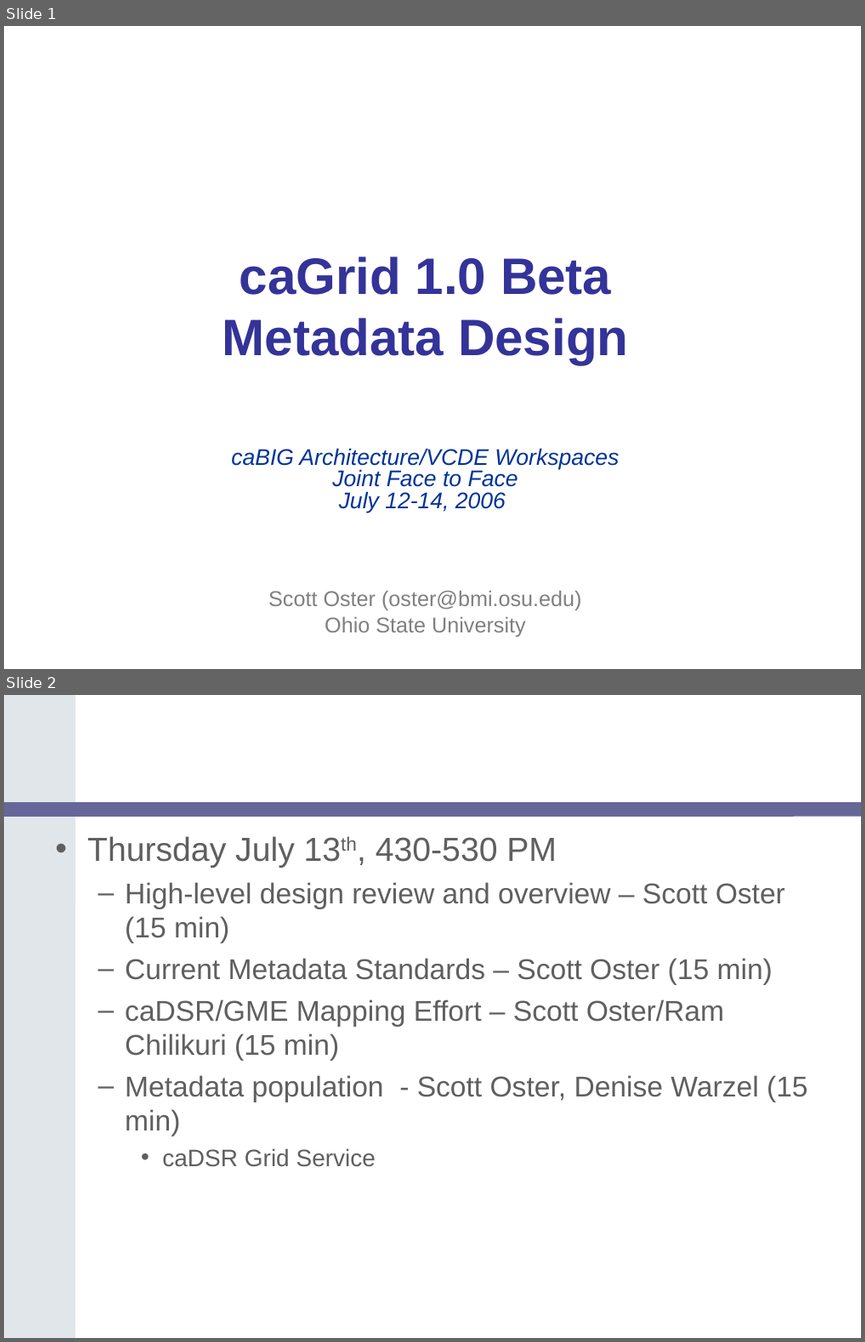
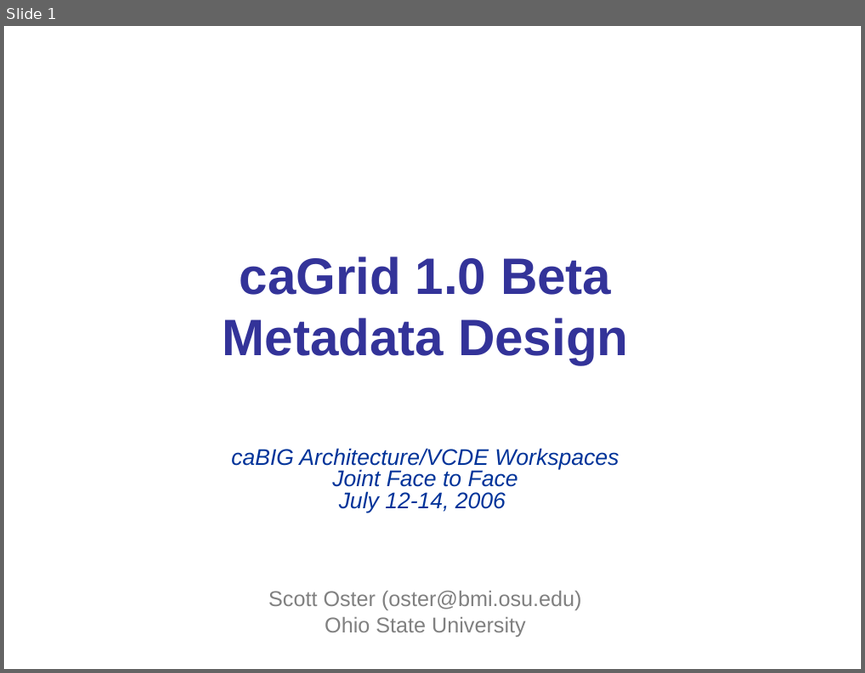
Before and after one commit to NCIP/cagrid-docs, a slide deck: presentations/200607_VCDE_ARCH/caGrid-1.0_Beta_Metadata.ppt. Shown one above the other, each under a label of ours: slides 1 and 2 before the commit, slide 1 after it. The pictures are 865x1342 and 865x673 pixels, drawn with LibreOffice and Linux fonts; fonts in the diff are those of the drawing; background and template pictures are left out. Boxes give left, top, right and bottom in pixels: in the first picture for what was removed or moved away, otherwise in the second. Text is boxed around its words. In the diff, an @@ line names an element or a change of style, - is before the commit and + after.

```diff
--- a/presentations/200607_VCDE_ARCH/caGrid-1.0_Beta_Metadata.ppt
+++ b/presentations/200607_VCDE_ARCH/caGrid-1.0_Beta_Metadata.ppt
@@ slide 2 removed at <box>4,695,861,1338</box>, background #FFFFFF @@
@@ freeform shape removed at <box>4,695,75,1338</box> @@
@@ rounded rectangle removed at <box>4,802,861,817</box> @@
@@ text removed at <box>87,836,808,1167</box> @@
-• Thursday July 13th, 430-530 PM
-  – High-level design review and overview – Scott Oster (15 min)
-  – Current Metadata Standards – Scott Oster (15 min)
-  – caDSR/GME Mapping Effort – Scott Oster/Ram Chilikuri (15 min)
-  – Metadata population - Scott Oster, Denise Warzel (15 min)
-    • caDSR Grid Service
```
Also in this commit, not shown: 42 slides added.
